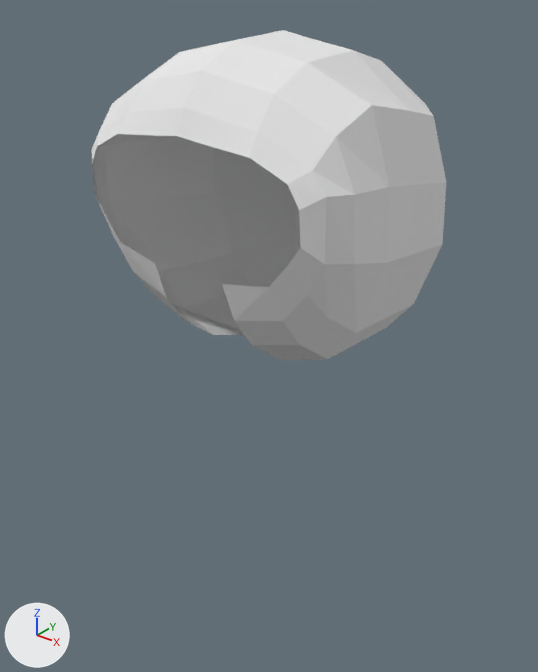
A saved change to the Blender file FunFiles/3DFiles/SketchMoc_One.blend.
The view is the same before and after, from a 50 mm lens placed at (4.31, -8.15, 2.6), pointed at (-0.19, -2.53, -0.89). Lighting does not change. The marker at lower left points along +X, +Y and +Z.

The older version as bpy lines, for what is in view:
```python
me_cube = bpy.data.meshes.new('Cube')
me_cube.from_pydata(...)  # 81 vertices, 66 faces; spans x -1.48..0.0, y -3.93..-1.06, z -1.0..2.16
me_cube.materials.append(mat_material)  # white #e7e7e7
ob_cube = bpy.data.objects.new('Cube', me_cube)
ob_cube.location = (0.0, 0.0, 0.0)
_m = ob_cube.modifiers.new('Mirror', 'MIRROR')
```
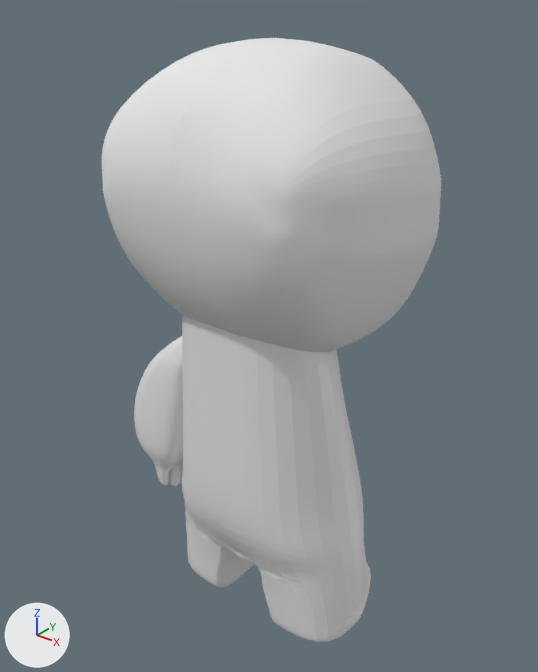
Location of each change, (x1, y1, x2, y2) in pixels of the pictures (538 x 672 px):
'Cube', reshaped, modifiers changed: before (92, 30, 446, 360); after (102, 38, 441, 352)
'Body', added: after (182, 315, 371, 642)
'Right Arm', added: after (134, 336, 183, 486)
part 1 of me_cube, built on: before (92, 30, 446, 321); after (102, 38, 441, 340)

The change, as a list of edits to the scene's bpy script:
```text
Change me_cube:
    used by ob_cube; location = (0.0, 0.0, 0.0)
    remove me_cube.from_pydata(...)  # 81 vertices, 66 faces; spans x -1.48..0.0, y -3.93..-1.06, z -1.0..2.16
    add me_cube.from_pydata(...)  # 135 vertices, 123 faces; spans x -1.48..0.0, y -4.04..-1.06, z -1.0..2.12
    me_cube part 1
    1 vertex is removed from x -0.4, y -3.89, z 0.28
    9 faces are deleted
    5 vertices in x -1.25..0.0, y -3.2..-1.61, z 1.58..2.16 move by (0.0, 0.0, -0.04)
    15 vertices move from x -1.43..0.0, y -3.88..-1.62, z 0.36..1.91 to x -1.34..0.0, y -3.91..-1.62, z 0.36..1.88
    55 vertices are added at x -1.47..0.0, y -4.04..-1.07, z -1.0..1.16
    66 new faces join them
Add me_cube_001:
    me_cube_001.from_pydata(...)  # 96 vertices, 81 faces; spans x -1.29..0.0, y -0.35..1.39, z -2.71..1.65
Add me_plane:
    me_plane.from_pydata(...)  # 225 vertices, 222 faces; spans x -1.2..2.96, y -1.38..1.21, z -0.62..0.45
Change ob_cube:
    add _m = ob_cube.modifiers.new('Subsurf', 'SUBSURF')
Add ob_body:
    ob_body = bpy.data.objects.new('Body', me_cube_001)
    ob_body.location = (0.04, -3.27, -1.39)
    _m = ob_body.modifiers.new('Mirror', 'MIRROR')
    _m.merge_threshold = 0.369
    _m = ob_body.modifiers.new('Subsurf', 'SUBSURF')
    _m.render_levels = 5
Add ob_right_arm:
    ob_right_arm = bpy.data.objects.new('Right Arm', me_plane)
    ob_right_arm.location = (-1.26, -2.82, -1.86)
    ob_right_arm.rotation_euler = (1.571, 0.0, 0.0)  # degrees (90, 0, 0)
    ob_right_arm.scale = (0.444, 1.0, 1.0)
    _m = ob_right_arm.modifiers.new('Subsurf', 'SUBSURF')
```
